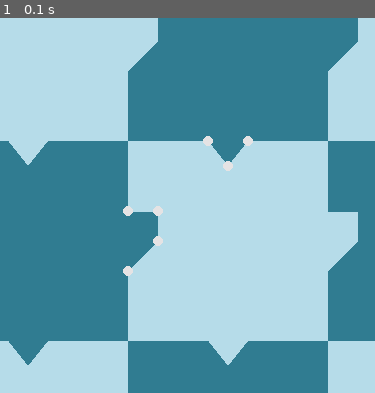
Above: before the commit, frame 1.
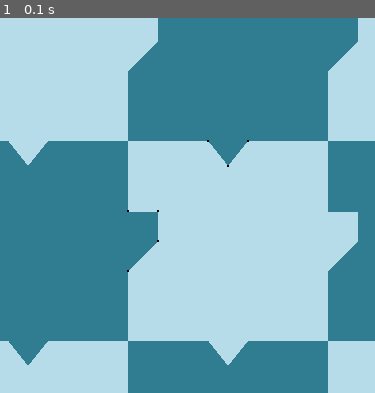
Above: after the commit, the same moment.

Repository: TripleDotDaniel/Escher-maker
Game: pygame game, started from escher-pygame.py
Same seed, same stepped clock (60 frames per second), same inputs: the game is played once before the commit and once after it.
Inputs:
- Up to frame 1 (0.1 s): no input
The pictures show only the part of the screen within x 20-70%, y 20-70%; the shares and areas given below are measured in that part.

The runs differ from the first frame. In frame 1, 0.4% of the frame differs, in the area x 32-68%, y 31-69%.

Commit message:
smaller dots

Diff:
--- a/escher-pygame.py
+++ b/escher-pygame.py
@@ -110,10 +110,10 @@
 clock = pygame.time.Clock()
 
 # Set colors
-#black = (0,0,0)
+black = (0,0,0)
 #green = (0,255,0)
 #blue = (0,0,255)
-#greybrown = (139,146,154)
+greybrown = (139,146,154)
 
 white = (255,255,255)
 red = (255,25,55)
@@ -187,7 +187,7 @@
 	movable_nodes = shape_movable_nodes(shape)
 	for moveable_node in movable_nodes:
 		coord = (moveable_node.node.x, moveable_node.node.y)
-		pygame.draw.circle(screen, greywhite, coord_to_screen(coord, (0,0)), 5)
+		pygame.draw.circle(screen, black, coord_to_screen(coord, (0,0)), 1)
 
 	if selected is not None:
 		mouse_pos = pygame.mouse.get_pos();
